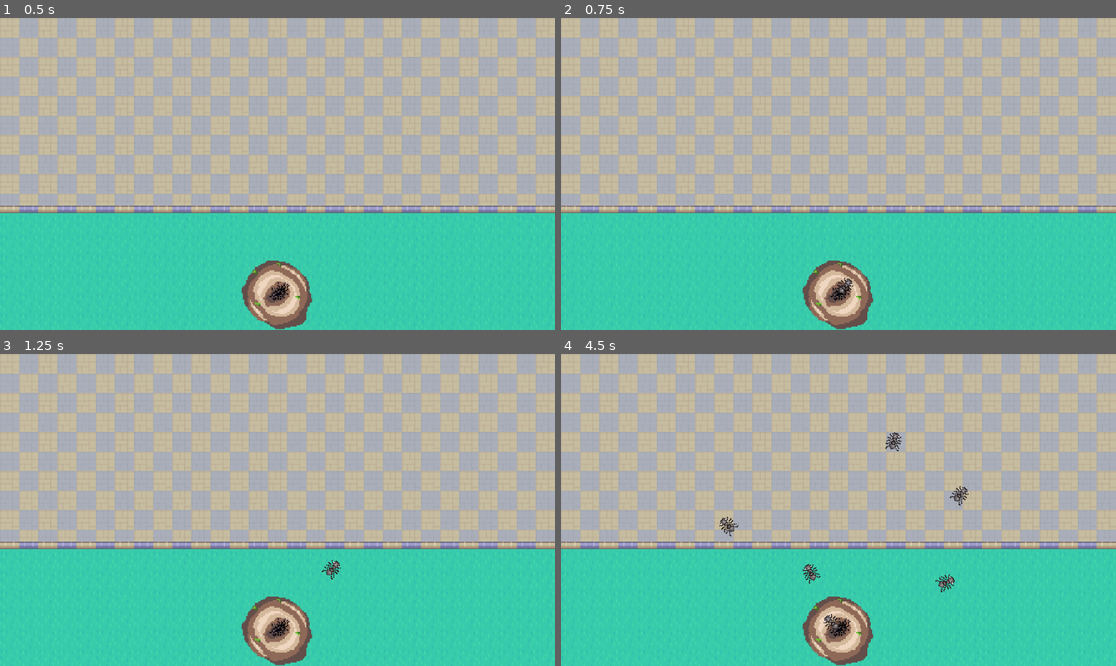
Above: before the commit, frames 1-4 (two rows, left to right).
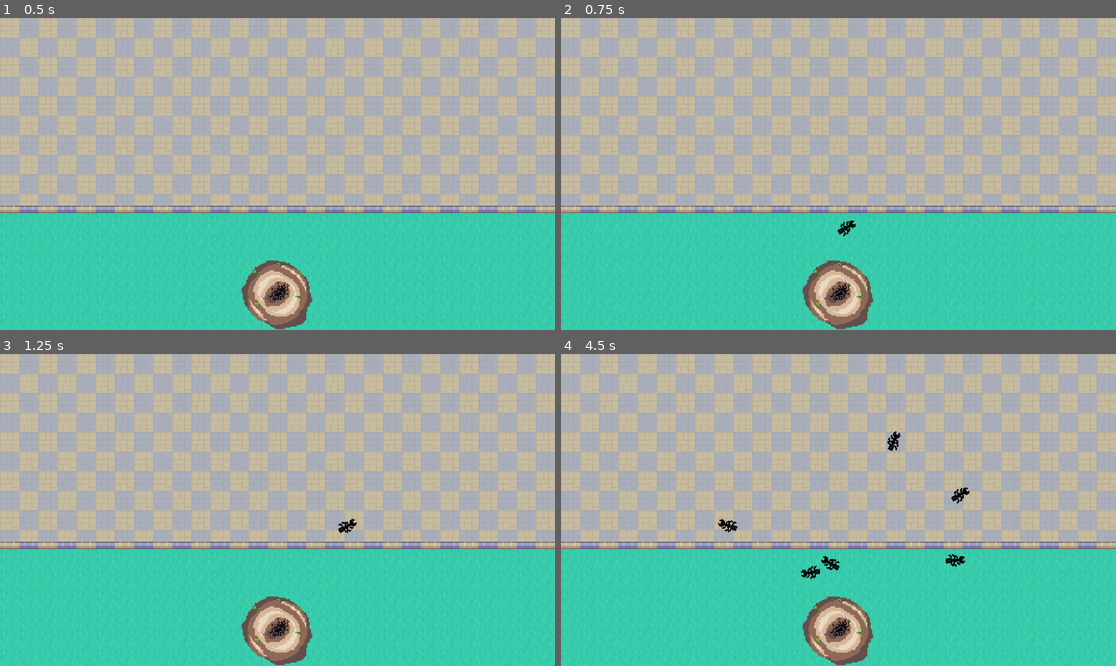
Above: after the commit, the same moments.

Repository: kiankiko9999/KDS-Ants
Game: Godot game, scene res://Scenes/BaseScene.tscn
Same seed, same stepped clock (60 frames per second), same inputs: the game is played once before the commit and once after it.
Inputs (mouse positions are in pixels of both pictures, inside the frame that each line leads up to):
- Up to frame 1 (0.5 s): no input
- Up to frame 2 (0.75 s): tap Enter at 0.5 s; move the mouse to (960, 158) at 0.52 s; click (960, 158) at 0.67 s
- Up to frame 3 (1.25 s): no input
- Up to frame 4 (4.5 s): move the mouse to (727, 525) at 1.27 s; click (727, 525) at 1.42 s; move the mouse to (894, 441) at 2.02 s; click (894, 441) at 2.17 s; move the mouse to (810, 572) at 2.77 s; click (810, 572) at 2.92 s; move the mouse to (1005, 556) at 3.52 s; click (1005, 556) at 3.67 s; move the mouse to (672, 463) at 4.27 s; click (672, 463) at 4.42 s

Frame 1 is identical in both runs. In frame 2, 0.2% of the frame differs, in the area x 49-54%, y 64-90%; in frame 3, 0.2%; in frame 4, 0.8%, in the area x 28-74%, y 24-90%.

Commit message:
Ants are animated

Diff:
--- a/kds-project-1/Scenes/BaseScene.tscn
+++ b/kds-project-1/Scenes/BaseScene.tscn
@@ -6,8 +6,8 @@
 [ext_resource type="PackedScene" uid="uid://gr4yngnvfrpr" path="res://Scenes/ant.tscn" id="4_56e3h"]
 [ext_resource type="Script" uid="uid://7w4faboarsdr" path="res://Scripts/area_2d.gd" id="5_4ksr6"]
 
-[sub_resource type="CircleShape2D" id="CircleShape2D_uc7fm"]
-radius = 32.0
+[sub_resource type="CircleShape2D" id="CircleShape2D_4ksr6"]
+radius = 31.016125
 
 [node name="Node2D" type="Node2D" unique_id=1471633050]
 
@@ -30,7 +30,7 @@
 
 [node name="CollisionShape2D" type="CollisionShape2D" parent="AntController/Area2D" unique_id=1486532636]
 position = Vector2(1, 36)
-shape = SubResource("CircleShape2D_uc7fm")
+shape = SubResource("CircleShape2D_4ksr6")
 
 [node name="Camera2D" type="Camera2D" parent="." unique_id=392995573]
 position = Vector2(0, -256)
--- a/kds-project-1/Scenes/ant.tscn
+++ b/kds-project-1/Scenes/ant.tscn
@@ -1,30 +1,44 @@
 [gd_scene format=3 uid="uid://gr4yngnvfrpr"]
 
 [ext_resource type="Script" uid="uid://cmwfobvymvdy8" path="res://Scripts/ant.gd" id="1_3vc7g"]
-[ext_resource type="Texture2D" uid="uid://do4obav7u21j5" path="res://Assets/Tilemaps/ufeff_tiles_v2.png" id="2_4ydk5"]
+[ext_resource type="Texture2D" uid="uid://d3jbeixi1h8wu" path="res://Assets/Sprites/Animations/Antimation.png" id="2_4ydk5"]
 
 [sub_resource type="CapsuleShape2D" id="CapsuleShape2D_4ydk5"]
 radius = 6.0
 height = 18.0
 
+[sub_resource type="AtlasTexture" id="AtlasTexture_4ydk5"]
+atlas = ExtResource("2_4ydk5")
+region = Rect2(0, 0, 16, 16)
+
 [sub_resource type="AtlasTexture" id="AtlasTexture_fd48h"]
 atlas = ExtResource("2_4ydk5")
-region = Rect2(80, 48, 16, 16)
+region = Rect2(0, 0, 16, 16)
 
-[sub_resource type="SpriteFrames" id="SpriteFrames_wtaqj"]
+[sub_resource type="AtlasTexture" id="AtlasTexture_wtaqj"]
+atlas = ExtResource("2_4ydk5")
+region = Rect2(16, 0, 16, 16)
+
+[sub_resource type="SpriteFrames" id="SpriteFrames_yntpf"]
 animations = [{
 "frames": [{
 "duration": 1.0,
-"texture": SubResource("AtlasTexture_fd48h")
+"texture": SubResource("AtlasTexture_4ydk5")
 }],
 "loop": true,
-"name": &"default",
+"name": &"Idle",
 "speed": 5.0
 }, {
-"frames": [],
+"frames": [{
+"duration": 1.0,
+"texture": SubResource("AtlasTexture_fd48h")
+}, {
+"duration": 1.0,
+"texture": SubResource("AtlasTexture_wtaqj")
+}],
 "loop": true,
-"name": &"new_animation",
-"speed": 5.0
+"name": &"Walking",
+"speed": 7.0
 }]
 
 [node name="CharacterBody2D" type="CharacterBody2D" unique_id=114337082]
@@ -34,4 +48,5 @@
 shape = SubResource("CapsuleShape2D_4ydk5")
 
 [node name="AnimatedSprite2D" type="AnimatedSprite2D" parent="." unique_id=2067209756]
-sprite_frames = SubResource("SpriteFrames_wtaqj")
+sprite_frames = SubResource("SpriteFrames_yntpf")
+animation = &"Idle"
--- a/kds-project-1/Scripts/ant.gd
+++ b/kds-project-1/Scripts/ant.gd
@@ -6,9 +6,15 @@
 var target: Vector2 = Vector2.ZERO
 var returning: bool = false
 var moving: bool = false
+@onready var animated_sprite = $AnimatedSprite2D
 
 const ARRIVE_THRESHOLD = 8.0
 
+func _process(delta: float) -> void:
+	if moving:
+		animated_sprite.play("Walking")
+	else:
+		animated_sprite.play("Idle")
 func _physics_process(delta):
 	if not moving:
 		return
--- a/kds-project-1/Scripts/ant_controller.gd
+++ b/kds-project-1/Scripts/ant_controller.gd
@@ -26,7 +26,7 @@
 
 	var ant = ant_scene.instantiate()
 	get_parent().add_child(ant)
-	ant.global_position = nest_position
+	ant.global_position = nest_position + Vector2(0,-50)
 	ant.nest_position = nest_position
 	ant.controller = self
 	ant.move_to(target)
--- a/kds-project-1/Scripts/area_2d.gd
+++ b/kds-project-1/Scripts/area_2d.gd
@@ -4,5 +4,5 @@
 	body_entered.connect(_on_body_entered)
 
 func _on_body_entered(body):
-	if body.has_method("return_to_nest") and body.returning:
-		body.arrive_at_nest()
+	#if body.has_method("return_to_nest") and body.returning:
+	body.arrive_at_nest()
